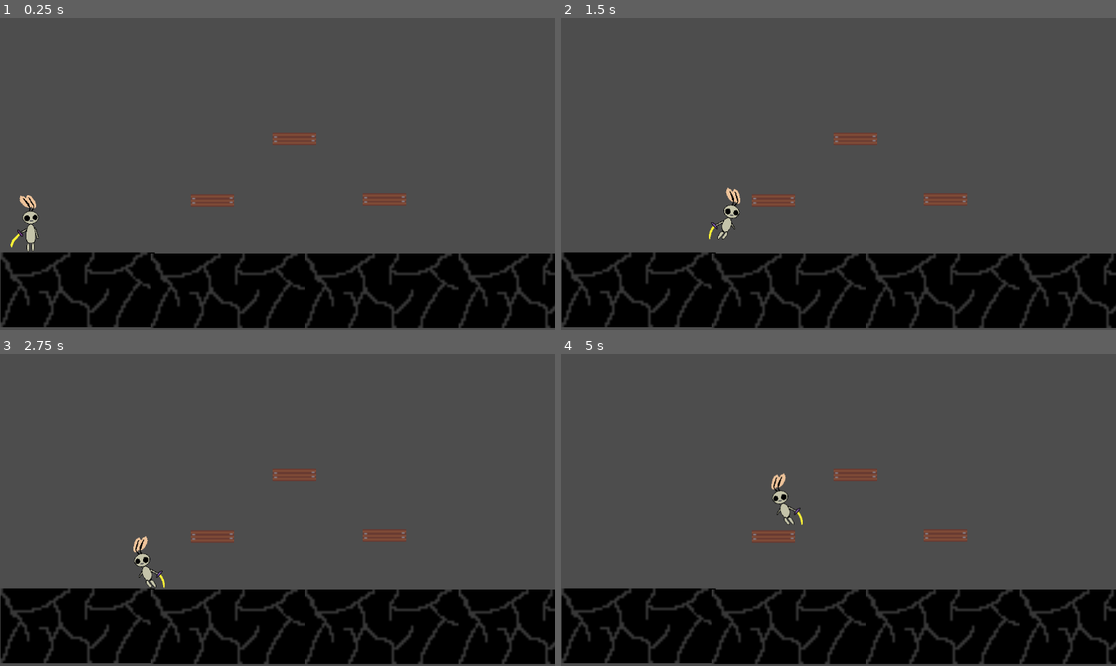
Above: before the commit, frames 1-4 (two rows, left to right).
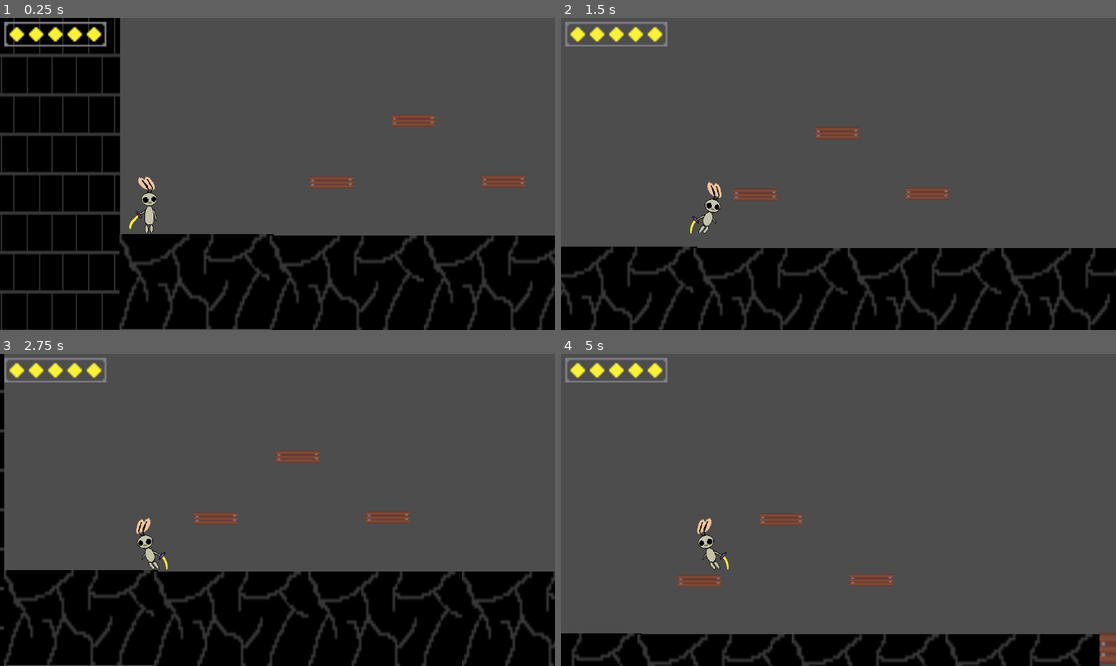
Above: after the commit, the same moments.

Repository: Jacob-Hawksley/Blade-Of-Light
Game: Godot game, scene res://node_2d.tscn
The game is run twice, just before and just after one commit, with the same random seed, the same clock (stepped at 60 frames per second) and the same inputs.
Inputs:
- Up to frame 1 (0.25 s): no input
- Up to frame 2 (1.5 s): tap Enter (ui_accept) at 0.5, 0.77 s; hold Right (ui_right) from 0.53 s (still down)
- Up to frame 3 (2.75 s): tap Enter (ui_accept) at 1.52 s; release Right (ui_right) at 2.03 s; hold Left (ui_left) from 2.03 s (still down)
- Up to frame 4 (5 s): release Left (ui_left) at 2.78 s; hold Right (ui_right) 2.78-4.28 s; tap Enter (ui_accept) at 3.02, 3.77, 4.52 s; hold Left (ui_left) from 4.28 s (still down)

The runs differ from the first frame. In frame 1, 28% of the frame differs, in the area x 0-100%, y 0-100%; in frame 2, 11%; in frame 3, 15%; in frame 4, 20%.

Commit message:
Tied the camera to the player and added a hp bar

Diff:
--- /dev/null
+++ b/animated_sprite_2d.gd
@@ -0,0 +1,14 @@
+extends AnimatedSprite2D
+@onready var _AnimatedSprite2D = $AnimatedSprite2D
+@onready var sprite: AnimatedSprite2D = $AnimatedSprite2D
+
+
+# Called when the node enters the scene tree for the first time.
+func _ready() -> void:
+	pass
+
+
+# Called every frame. 'delta' is the elapsed time since the previous frame.
+func _process(delta: float) -> void:
+	var hp = 5
+	_AnimatedSprite2D.play(2)
--- a/character_body_2d.gd
+++ b/character_body_2d.gd
@@ -5,6 +5,7 @@
 
 const SPEED = 300.0
 const JUMP_VELOCITY = -500.0
+
 
 
 func _physics_process(delta: float) -> void:
--- a/node_2d.tscn
+++ b/node_2d.tscn
@@ -1,10 +1,24 @@
-[gd_scene load_steps=12 format=3 uid="uid://bvt7cpokp8n8x"]
+[gd_scene load_steps=23 format=3 uid="uid://bvt7cpokp8n8x"]
 
 [ext_resource type="Script" path="res://character_body_2d.gd" id="1_42e66"]
 [ext_resource type="Texture2D" uid="uid://dnye7xix4plop" path="res://Floor.png" id="1_bh2ed"]
 [ext_resource type="Texture2D" uid="uid://dgtckvfw2o7mi" path="res://Idle-Sprite.png" id="2_hs4i7"]
 [ext_resource type="Texture2D" uid="uid://blt052cugnv2h" path="res://Moving.png" id="4_3j8yj"]
 [ext_resource type="Texture2D" uid="uid://dlhf28evjd2fb" path="res://Platform.png" id="5_v0qa2"]
+[ext_resource type="Texture2D" uid="uid://cscrvqtaa0kpd" path="res://hp0.png" id="6_ac1a7"]
+[ext_resource type="Texture2D" uid="uid://cb04xyd7iy1d" path="res://Bridge.png" id="6_fbxw5"]
+[ext_resource type="Texture2D" uid="uid://b3h48oftisjnf" path="res://hp5.png" id="6_wnmoj"]
+[ext_resource type="Texture2D" uid="uid://ctkpwowvyrdrb" path="res://hp1.png" id="7_c1gty"]
+[ext_resource type="Texture2D" uid="uid://dx3poqd0isotf" path="res://Brick-Wall.png" id="7_na3yk"]
+[ext_resource type="Texture2D" uid="uid://dj6ixbj20vme2" path="res://hp2.png" id="8_hp0eo"]
+[ext_resource type="Texture2D" uid="uid://bqgett8pj2p2m" path="res://hp3.png" id="9_l41mc"]
+[ext_resource type="Texture2D" uid="uid://dhbadn5ea3qkt" path="res://hp4.png" id="10_vepni"]
+
+[sub_resource type="RectangleShape2D" id="RectangleShape2D_7ui8w"]
+size = Vector2(302, 650)
+
+[sub_resource type="RectangleShape2D" id="RectangleShape2D_3nlv3"]
+size = Vector2(266, 650.5)
 
 [sub_resource type="RectangleShape2D" id="RectangleShape2D_1qv7n"]
 size = Vector2(254.8, 33.1)
@@ -32,21 +46,103 @@
 radius = 4.5
 height = 21.5
 
-[sub_resource type="RectangleShape2D" id="RectangleShape2D_7ui8w"]
-size = Vector2(302, 650)
-
-[sub_resource type="RectangleShape2D" id="RectangleShape2D_3nlv3"]
-size = Vector2(266, 650.5)
+[sub_resource type="GDScript" id="GDScript_i4ewv"]
+script/source = "extends Sprite2D
+@onready var _AnimatedSprite2D = $AnimatedSprite2D
+@onready var sprite: AnimatedSprite2D = $AnimatedSprite2D
+
+var hp = 5
+# Called when the node enters the scene tree for the first time.
+func _ready() -> void:
+	pass
+
+
+# Called every frame. 'delta' is the elapsed time since the previous frame.
+func _process(delta: float) -> void:
+
+	_AnimatedSprite2D.play(str(hp))
+"
+
+[sub_resource type="SpriteFrames" id="SpriteFrames_4taom"]
+animations = [{
+"frames": [{
+"duration": 1.0,
+"texture": ExtResource("6_ac1a7")
+}],
+"loop": true,
+"name": &"0",
+"speed": 5.0
+}, {
+"frames": [{
+"duration": 1.0,
+"texture": ExtResource("7_c1gty")
+}],
+"loop": true,
+"name": &"1",
+"speed": 5.0
+}, {
+"frames": [{
+"duration": 1.0,
+"texture": ExtResource("8_hp0eo")
+}],
+"loop": true,
+"name": &"2",
+"speed": 5.0
+}, {
+"frames": [{
+"duration": 1.0,
+"texture": ExtResource("9_l41mc")
+}],
+"loop": true,
+"name": &"3",
+"speed": 5.0
+}, {
+"frames": [{
+"duration": 1.0,
+"texture": ExtResource("10_vepni")
+}],
+"loop": true,
+"name": &"4",
+"speed": 5.0
+}, {
+"frames": [{
+"duration": 1.0,
+"texture": ExtResource("6_wnmoj")
+}],
+"loop": true,
+"name": &"5",
+"speed": 5.0
+}]
 
 [sub_resource type="RectangleShape2D" id="RectangleShape2D_smfaj"]
 size = Vector2(30, 17.3333)
 
+[sub_resource type="RectangleShape2D" id="RectangleShape2D_4wqqe"]
+size = Vector2(256, 18.3682)
+
 [node name="Node2D" type="Node2D"]
 position = Vector2(540, 298)
 
+[node name="Wall" type="Sprite2D" parent="."]
+position = Vector2(-687, 66.5)
+scale = Vector2(1.16797, 3.41146)
+texture = ExtResource("7_na3yk")
+
+[node name="StaticBody2D" type="StaticBody2D" parent="Wall"]
+position = Vector2(589.485, -7.97539)
+scale = Vector2(0.856187, 0.295385)
+
+[node name="CollisionShape2D" type="CollisionShape2D" parent="Wall/StaticBody2D"]
+position = Vector2(-691.5, 24.5191)
+shape = SubResource("RectangleShape2D_7ui8w")
+
+[node name="CollisionShape2D2" type="CollisionShape2D" parent="Wall/StaticBody2D"]
+position = Vector2(1809, 28)
+shape = SubResource("RectangleShape2D_3nlv3")
+
 [node name="Floor" type="Sprite2D" parent="."]
-position = Vector2(-379, 266.5)
-scale = Vector2(5, 5)
+position = Vector2(-379, 287.5)
+scale = Vector2(5, 6.35484)
 texture = ExtResource("1_bh2ed")
 
 [node name="Floor2" type="Sprite2D" parent="Floor"]
@@ -65,11 +161,10 @@
 
 [node name="CollisionShape2D" type="CollisionShape2D" parent="Floor/StaticBody2D"]
 position = Vector2(94.8, 0.849998)
-scale = Vector2(1, 1)
 shape = SubResource("RectangleShape2D_1qv7n")
 
 [node name="CharacterBody2D" type="CharacterBody2D" parent="."]
-position = Vector2(-473, 142)
+position = Vector2(-474, 156)
 script = ExtResource("1_42e66")
 
 [node name="AnimatedSprite2D" type="AnimatedSprite2D" parent="CharacterBody2D"]
@@ -84,15 +179,18 @@
 scale = Vector2(4, 4)
 shape = SubResource("CapsuleShape2D_3fcx3")
 
-[node name="StaticBody2D" type="StaticBody2D" parent="."]
-
-[node name="CollisionShape2D" type="CollisionShape2D" parent="StaticBody2D"]
-position = Vector2(-666, 25)
-shape = SubResource("RectangleShape2D_7ui8w")
-
-[node name="CollisionShape2D2" type="CollisionShape2D" parent="StaticBody2D"]
-position = Vector2(746, 27)
-shape = SubResource("RectangleShape2D_3nlv3")
+[node name="Camera2D" type="Camera2D" parent="CharacterBody2D"]
+position = Vector2(263, -93)
+
+[node name="Sprite2D" type="Sprite2D" parent="CharacterBody2D/Camera2D"]
+script = SubResource("GDScript_i4ewv")
+
+[node name="AnimatedSprite2D" type="AnimatedSprite2D" parent="CharacterBody2D/Camera2D/Sprite2D"]
+position = Vector2(-461, -290)
+scale = Vector2(3.64286, 3.64286)
+sprite_frames = SubResource("SpriteFrames_4taom")
+animation = &"5"
+autoplay = "5"
 
 [node name="Platform" type="Sprite2D" parent="."]
 position = Vector2(-99, 81)
@@ -123,3 +221,15 @@
 
 [node name="CollisionShape2D" type="CollisionShape2D" parent="Platform3/StaticBody2D"]
 shape = SubResource("RectangleShape2D_smfaj")
+
+[node name="Bridge" type="Sprite2D" parent="."]
+position = Vector2(1192, 220.75)
+scale = Vector2(3.59375, 3.79412)
+texture = ExtResource("6_fbxw5")
+
+[node name="StaticBody2D" type="StaticBody2D" parent="Bridge"]
+
+[node name="CollisionShape2D" type="CollisionShape2D" parent="Bridge/StaticBody2D"]
+position = Vector2(0, 0.815887)
+scale = Vector2(1, 1)
+shape = SubResource("RectangleShape2D_4wqqe")
Binary file added: Brick-Wall.png
Not shown, added: Brick-Wall.png.import
Binary file added: Bridge.png
Not shown, added: Bridge.png.import
Binary file added: hp0.png
Not shown, added: hp0.png.import
Binary file added: hp1.png
Not shown, added: hp1.png.import
Binary file added: hp2.png
Not shown, added: hp2.png.import
Binary file added: hp3.png
Not shown, added: hp3.png.import
(and 5 more such lines)
